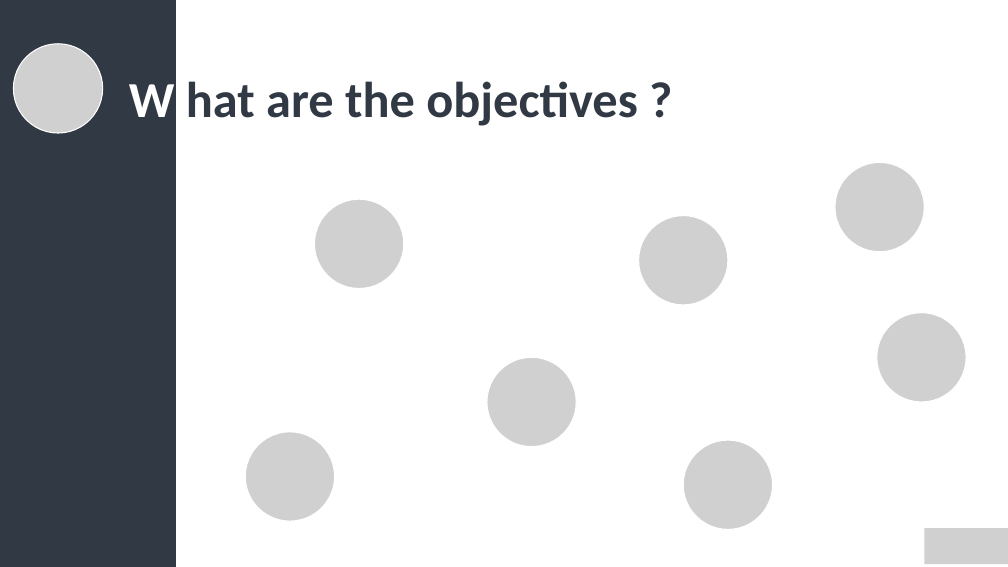
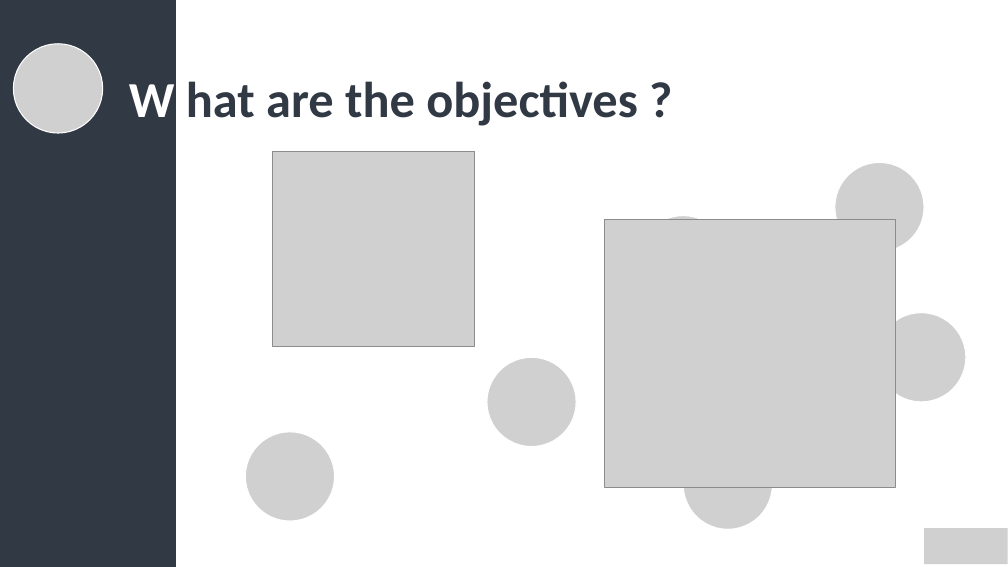
Before and after one commit to AKasuniNihara/URVacc_Matlab-, a slide deck: slide 14 of Presentation/Presentation.pptx (slide 16 before the commit). Drawn at 1008x567 pixels with LibreOffice and Linux fonts; fonts in the diff are those of the drawing; grey boxes stand for pictures. Boxes give left, top, right and bottom in pixels: in the first picture for what was removed or moved away, otherwise in the second. Text is boxed around its words. In the diff, an @@ line names an element or a change of style, - is before the commit and + after.

```diff
--- a/Presentation/Presentation.pptx
+++ b/Presentation/Presentation.pptx
@@ picture added at bbox=[272, 151, 475, 346] @@
@@ picture removed at bbox=[315, 200, 404, 289] @@
@@ picture added at bbox=[605, 219, 896, 487] @@
```
Also in this commit, not shown: 2 other slides changed, 8 slides added, 5 slides removed, 11 other files.
